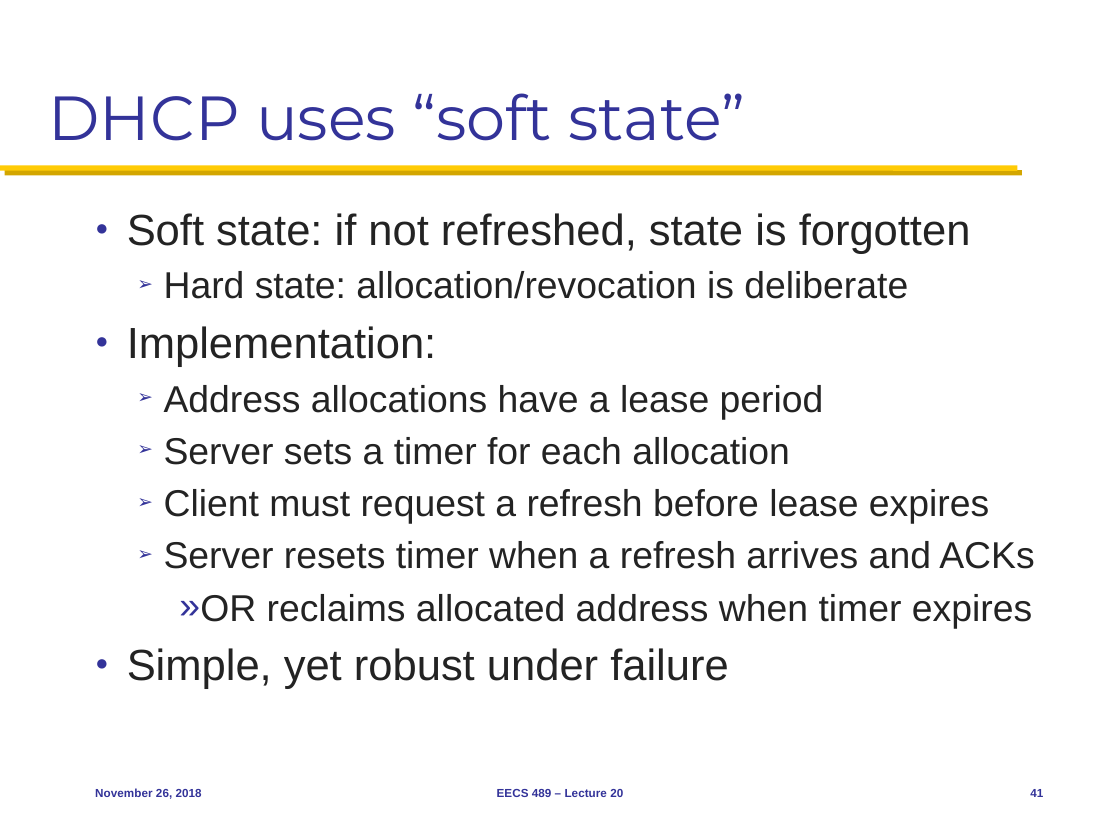
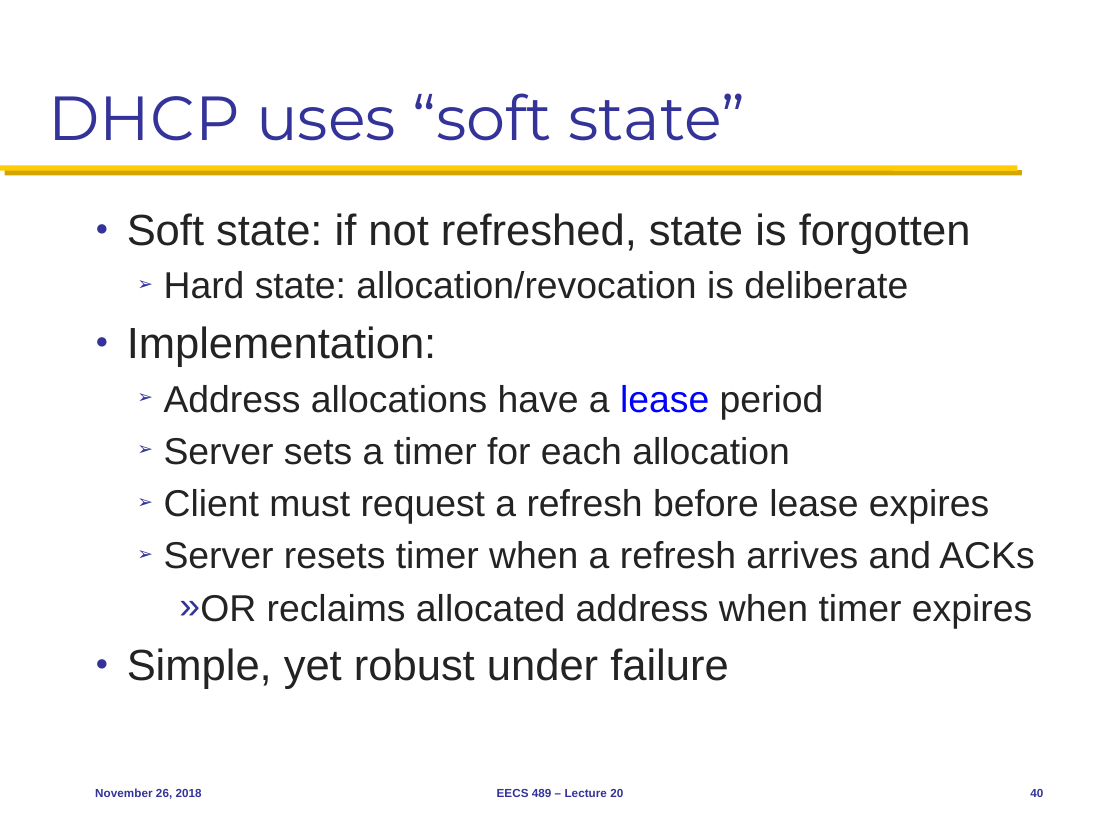
Before and after one commit to mosharaf/eecs489, a slide deck: slide 40 of Slides/112618.pptx (slide 41 before the commit). Drawn at 1120x840 pixels with LibreOffice and Linux fonts; fonts in the diff are those of the drawing. Boxes give left, top, right and bottom in pixels: in the first picture for what was removed or moved away, otherwise in the second. Text is boxed around its words. In the diff, an @@ line names an element or a change of style, - is before the commit and + after.

```diff
--- a/Slides/112618.pptx
+++ b/Slides/112618.pptx
@@ text at (x1=164, y1=385, x2=824, y2=419): text colour #232323 to #0000FF in "lease" @@
@@ page number at (x1=1030, y1=789, x2=1043, y2=797): text changed @@
-41
+40
```
Also in this commit, not shown: 7 other slides changed, 1 slide removed.
